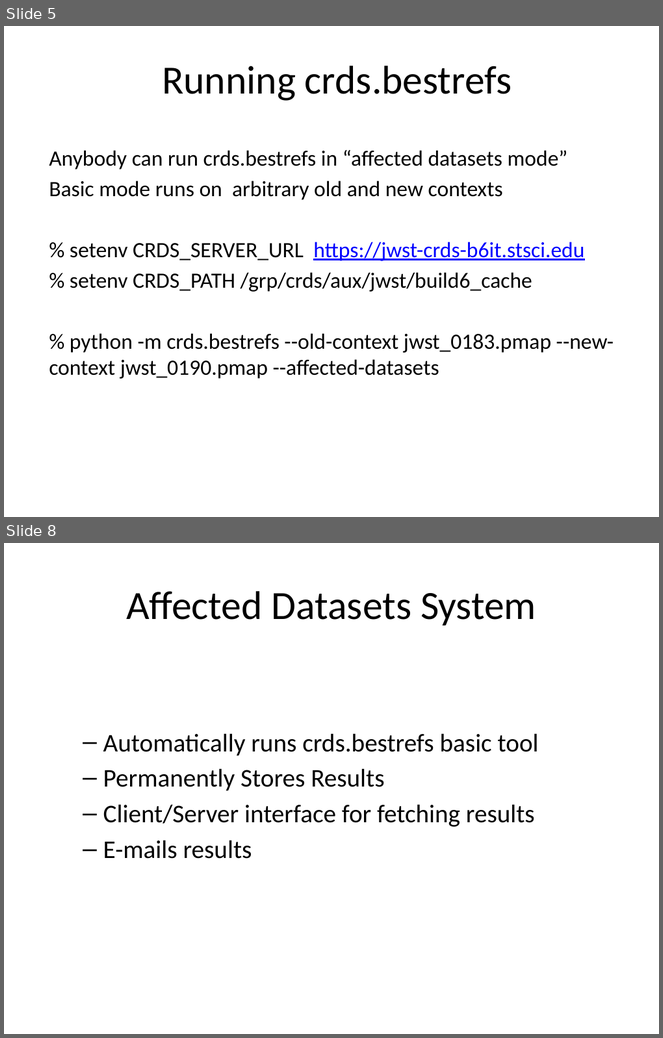
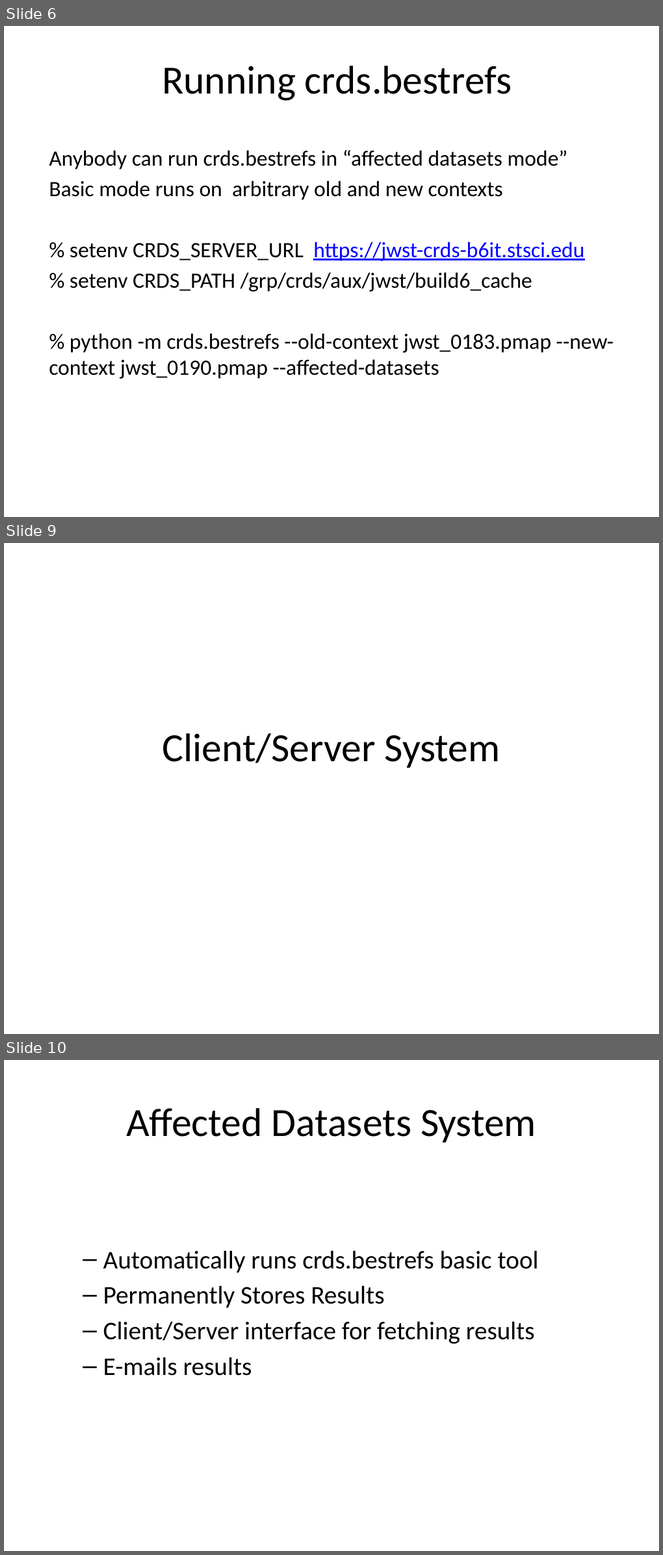
Before and after one commit to spacetelescope/crds, a slide deck: docs/Affected_Datasets_Demo.pptx. Shown one above the other, each under a label of ours: slides 5 and 8 before the commit, slides 6, 9 and 10 after it; the slides between them are not shown. The pictures are 663x1038 and 663x1555 pixels, drawn with LibreOffice and Linux fonts; fonts in the diff are those of the drawing. Boxes give left, top, right and bottom in pixels: in the first picture for what was removed or moved away, otherwise in the second. Text is boxed around its words. In the diff, an @@ line names an element or a change of style, - is before the commit and + after.

```diff
--- a/docs/Affected_Datasets_Demo.pptx
+++ b/docs/Affected_Datasets_Demo.pptx
@@ slide 9 added at bbox=[4, 543, 659, 1034], background #FFFFFF @@
@@ title added at bbox=[163, 733, 501, 768], 44 pt, text #000000 @@
+Client/Server System
@@ what was slide 5 is now slide 6 @@
@@ what was slide 8 is now slide 10 @@
```
Also in this commit, not shown: 4 slides changed, 2 other slides added, 3 other files.
